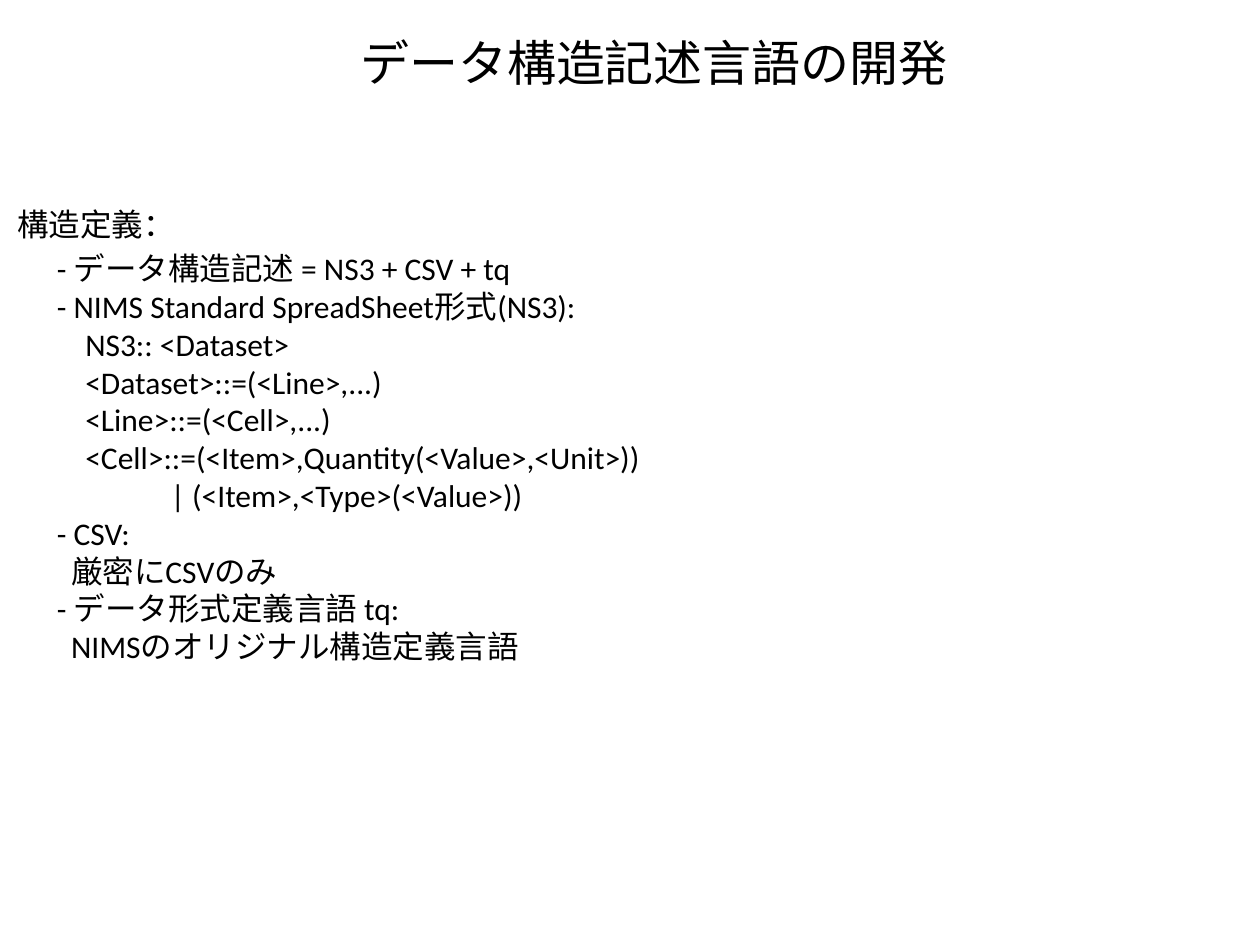
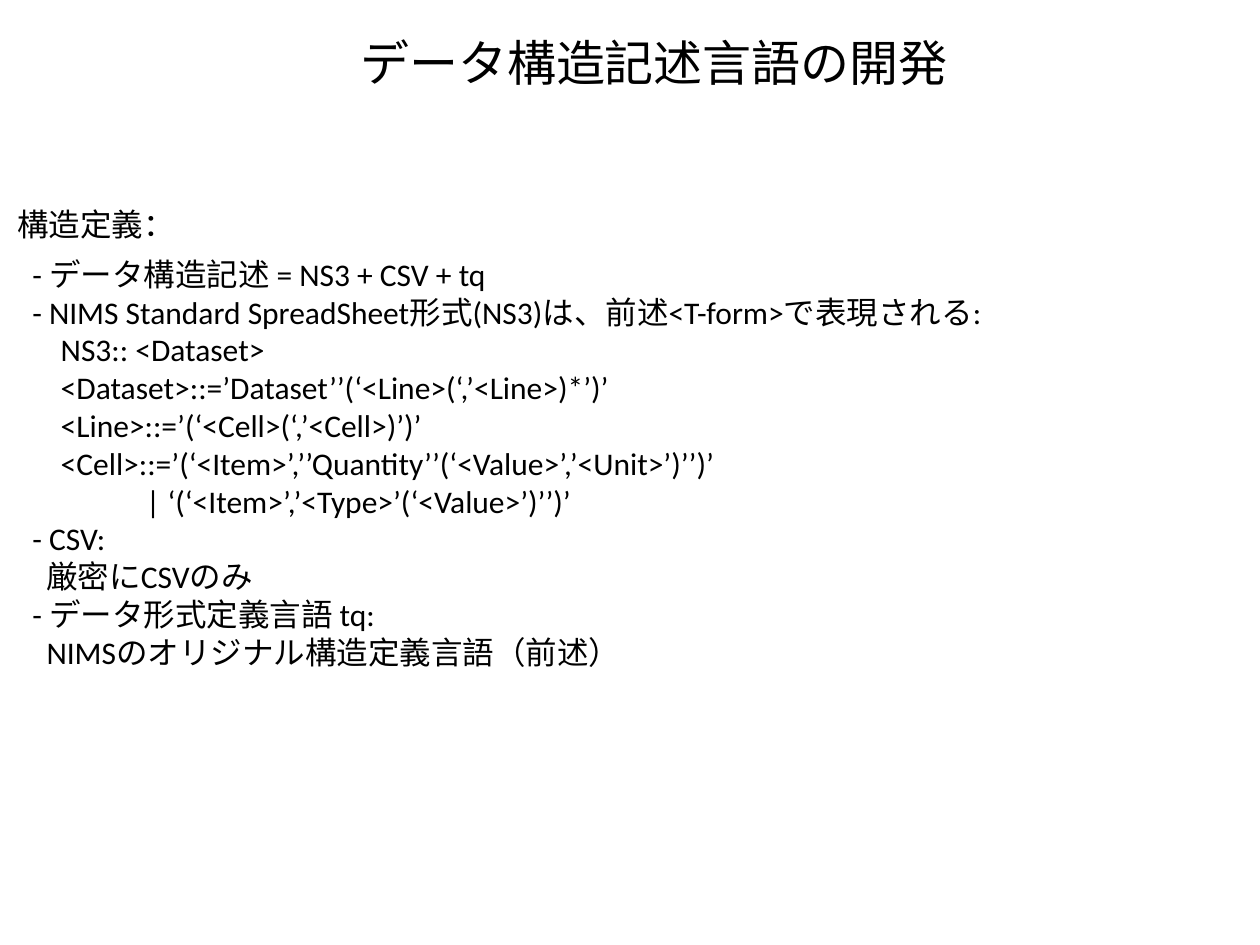
Before and after one commit to kouamano/RECURSIVE-SYSTEM, a slide deck: slide 2 of Document/tq_op_example.pptx. Drawn at 1260x945 pixels with LibreOffice and Linux fonts; fonts in the diff are those of the drawing. Boxes give left, top, right and bottom in pixels: in the first picture for what was removed or moved away, otherwise in the second. Text is boxed around its words. In the diff, an @@ line names an element or a change of style, - is before the commit and + after.

```diff
--- a/Document/tq_op_example.pptx
+++ b/Document/tq_op_example.pptx
@@ text "- データ構造記述 = NS3 + ...": place and size @@
-text "- データ構造記述 = NS3 + ..." at <box>71,253,639,661</box>
+text "- データ構造記述 = NS3 + ..." at <box>46,259,982,667</box>
@@ text at <box>49,297,982,329</box>: text changed @@
-- NIMS Standard SpreadSheet形式(NS3):
+- NIMS Standard SpreadSheet形式(NS3)は、前述<T-form>で表現される:
@@ text at <box>61,376,714,518</box>: text changed @@
-<Dataset>::=(<Line>,...)
-<Line>::=(<Cell>,...)
-<Cell>::=(<Item>,Quantity(<Value>,<Unit>))
-| (<Item>,<Type>(<Value>))
+<Dataset>::=’Dataset’’(‘<Line>(‘,’<Line>)*’)’
+<Line>::=’(‘<Cell>(‘,’<Cell>)’)’
+<Cell>::=’(‘<Item>’,’’Quantity’’(‘<Value>’,’<Unit>’)’’)’
+| ‘(‘<Item>’,’<Type>’(‘<Value>’)’’)’
@@ text at <box>47,637,621,667</box>: text changed @@
-NIMSのオリジナル構造定義言語
+NIMSのオリジナル構造定義言語（前述）
```
Also in this commit, not shown: 1 other file.
